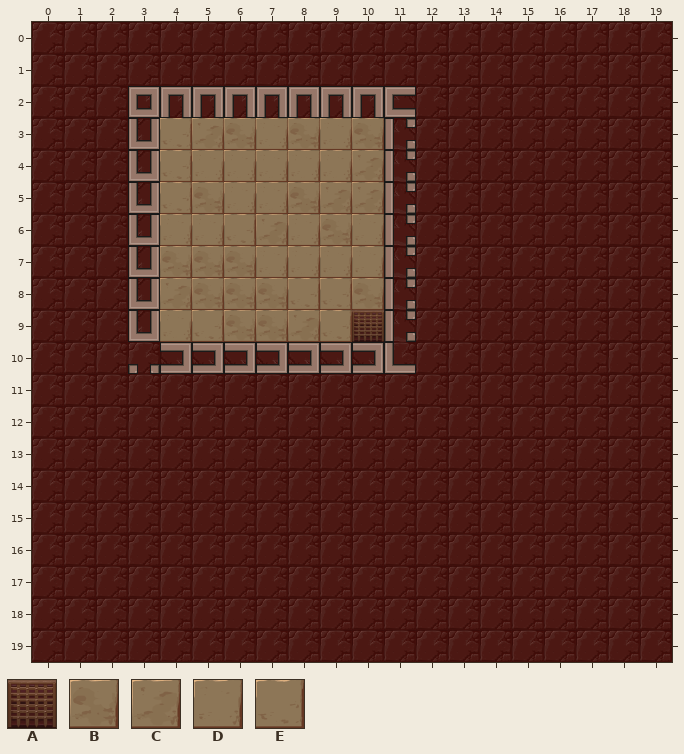
Tiled map, stored at assets/levels/newgrounds_release/t3.tmx. Above is the file before it was changed.
Cells are 128x128 px. Shown: x 0..19, y 0..19.
Key: from "exit": A 0; from "floors": B 0, C 1, D 2, E 3.
_ is an empty cell, # one hidden under a higher layer.
Objects are placed by their top-left corner, in cells (3,4 is the top-left corner of cell 3,4); size is 1x1 cell unless given.
Layers that did not change in this view are not listed.
Layer "Floor" before, first column x 0:
 0 ____________________
 1 ____________________
 2 ____________________
 3 ____ECBDBDB#________
 4 ____EDDDDDC#________
 5 ____EBDDBCC#________
 6 ____DDECDBD#________
 7 ____BBBDDDD#________
 8 ____CBBBEEB#________
 9 ____DEBBCEB#________
10 ____________________
11 ____________________
12 ____________________
13 ____________________
14 ____________________
15 ____________________
16 ____________________
17 ____________________
18 ____________________
19 ____________________
Objects on layer "Exit" before:
A "exit" at 10,9
After:
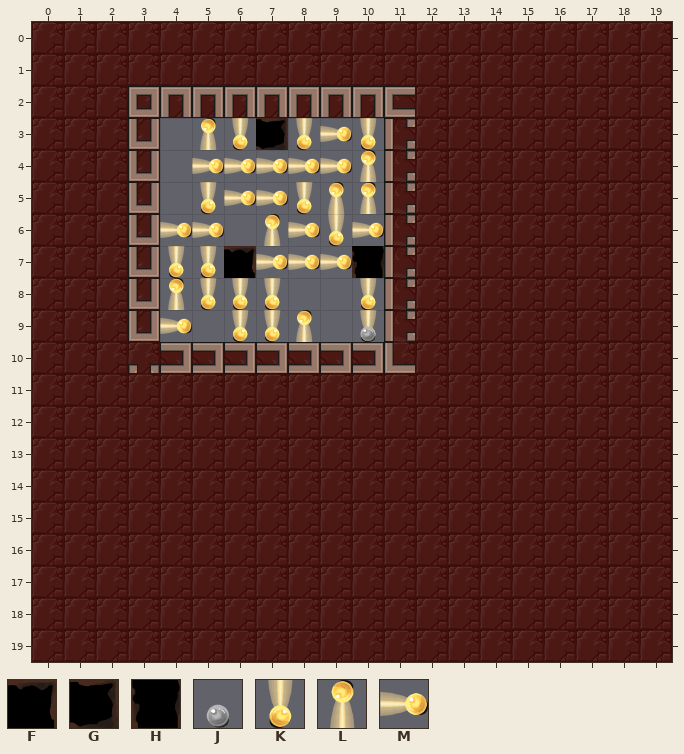
Further tiles: from "holes": F 0 flipped left-right, G 9, H 12; from "orb_sheet": J 3, K 4, L 5, M 6.
The exact change:
Layer "Floor":
y 3: x 4..10 ECBDBDB -> _LKMKMK
y 4: x 4..10 EDDDDDC -> _MMMMML
y 5: x 4..10 EBDDBCC -> _KMMKLL
y 6: x 4..10 DDECDBD -> MM_LMKM
y 7: x 4..10 BBBDDDD -> KKKMMMM
y 8: x 4..10 CBBBEEB -> LKKK__K
y 9: x 4..10 DEBBCEB -> M_KKL_K
Layer "Mirrors":
added: F "mirror" at 6,7
Layer "Light":
added: G "lightOrb" at 7,3
added: H "lightSwitch" at 10,7
Layer "Exit":
changed: A "exit" at 10,9 -> J "exit" at 10,9
Where, in picture pixels (left, top, right, bottom), the same in both pictures:
changed: (160, 118, 384, 342)
